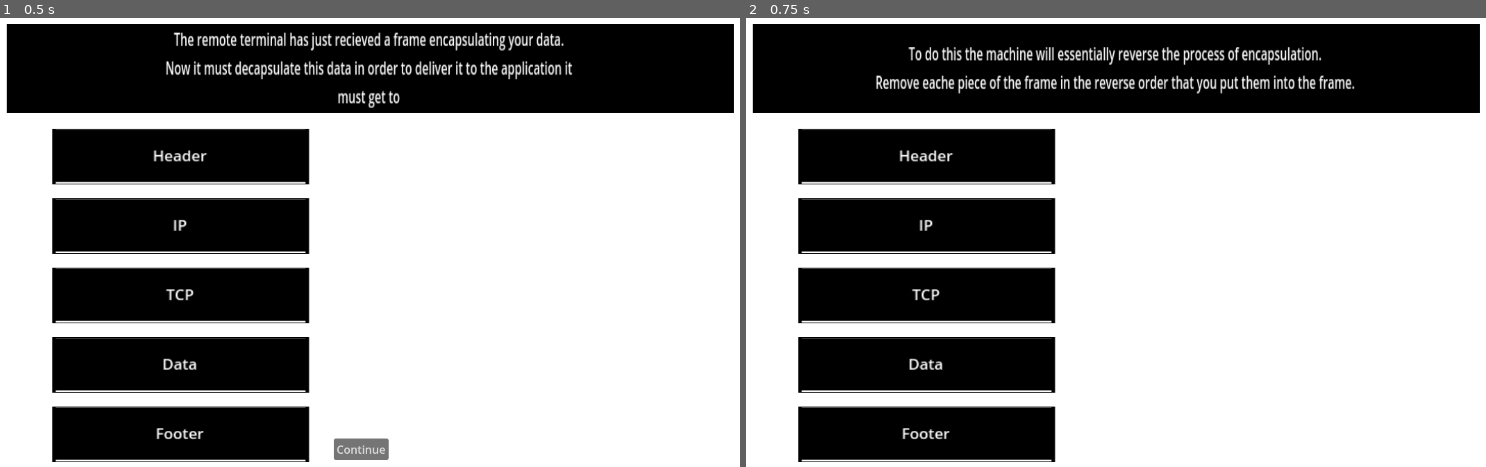
Above: before the commit, frames 1-2 (left to right).
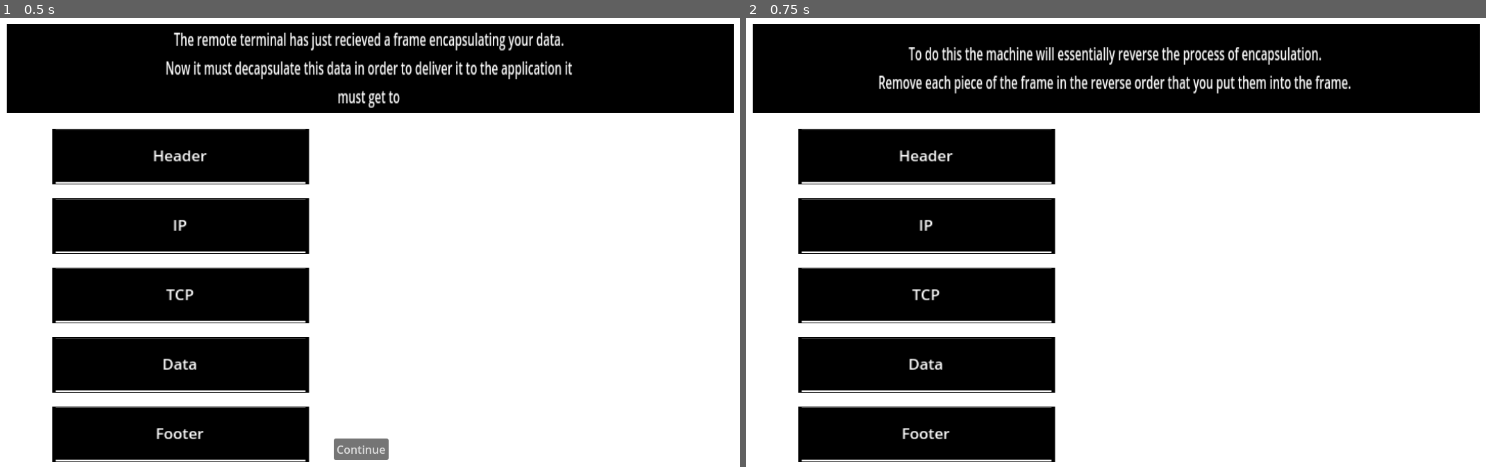
Above: after the commit, the same moments.

Repository: caw8592/TCP-IP-Hackathon
Game: Godot game, scene res://Levels/Step4/step_4_unencapsulation.tscn
Two runs of this game, one before a commit and one after it. Both use one fixed random seed, a clock stepped at 60 frames per second and the inputs below. This scene is started directly instead of the project's main scene.
Inputs:
- Up to frame 1 (0.5 s): no input
- Up to frame 2 (0.75 s): click "Continue" at 0.5 s

Frame 1 is identical in both runs. In frame 2, 1.2% of the frame differs, in the area x 17-83%, y 12-17%.

Commit message:
made things look better and fixed hitboxes

Diff:
--- a/Levels/Step1/computer/computer_drop.tscn
+++ b/Levels/Step1/computer/computer_drop.tscn
@@ -1,8 +1,9 @@
 [gd_scene load_steps=3 format=3 uid="uid://gbk6a7fgysvl"]
 
-[ext_resource type="Texture2D" uid="uid://dfuncfljmkawl" path="res://Levels/Example/computer/image_processing20200424-23023-1htrg5m.png" id="1_5c1ma"]
+[ext_resource type="Texture2D" uid="uid://bsxq6e40sb88f" path="res://Levels/png/008-monitor.png" id="1_enlwm"]
 
 [sub_resource type="RectangleShape2D" id="RectangleShape2D_x6lse"]
+size = Vector2(6, 6)
 
 [node name="Computer" type="StaticBody2D"]
 metadata/_edit_group_ = true
@@ -12,4 +13,4 @@
 
 [node name="Sprite2D" type="Sprite2D" parent="."]
 scale = Vector2(0.01, 0.01)
-texture = ExtResource("1_5c1ma")
+texture = ExtResource("1_enlwm")
--- a/Levels/Step1/machine/machine_drop.tscn
+++ b/Levels/Step1/machine/machine_drop.tscn
@@ -1,15 +1,16 @@
 [gd_scene load_steps=3 format=3 uid="uid://d363c88bd3ph5"]
 
-[ext_resource type="Texture2D" uid="uid://cau6lswdk2twm" path="res://Levels/Example/machine/server_f.webp" id="1_qygk1"]
+[ext_resource type="Texture2D" uid="uid://c6saquqlwj16k" path="res://Levels/png/004-wifi-router.png" id="1_myuvf"]
 
 [sub_resource type="RectangleShape2D" id="RectangleShape2D_1j1pi"]
+size = Vector2(16, 16)
 
 [node name="Machine" type="StaticBody2D"]
 metadata/_edit_group_ = true
 
 [node name="Sprite2D" type="Sprite2D" parent="."]
 scale = Vector2(0.0268226, 0.0270108)
-texture = ExtResource("1_qygk1")
+texture = ExtResource("1_myuvf")
 
 [node name="CollisionShape2D" type="CollisionShape2D" parent="."]
 shape = SubResource("RectangleShape2D_1j1pi")
--- a/Levels/Step1/step_1_encapsulation.tscn
+++ b/Levels/Step1/step_1_encapsulation.tscn
@@ -41,11 +41,11 @@
 
 [node name="Computer" parent="." groups=["computer_drop"] instance=ExtResource("3_qyind")]
 position = Vector2(321, 414)
-scale = Vector2(8, 8)
+scale = Vector2(30, 30)
 
 [node name="Machine" parent="." groups=["machine_drop"] instance=ExtResource("4_0d38r")]
-position = Vector2(826, 415)
-scale = Vector2(8, 8)
+position = Vector2(830, 415)
+scale = Vector2(11, 11)
 
 [node name="Entities" type="Node" parent="."]
 
--- a/Levels/Step1/syn_ack.gd
+++ b/Levels/Step1/syn_ack.gd
@@ -46,11 +46,11 @@
 func _on_syn_ack_area_1_body_entered(body):
 	if body.is_in_group('computer_drop'):
 		droppable = true
-		body.scale = Vector2(8.1, 8.1)
+		body.scale = Vector2(30.2, 30.2)
 		dropLoc = body.position
 
 
 func _on_syn_ack_area_1_body_exited(body):
 	if body.is_in_group('computer_drop'):
 		droppable = false
-		body.scale = Vector2(8, 8)
+		body.scale = Vector2(30, 30)
--- a/Levels/Step1/syn_ack_2.gd
+++ b/Levels/Step1/syn_ack_2.gd
@@ -46,11 +46,11 @@
 func _on_syn_ack_area_2_body_entered(body):
 	if body.is_in_group('machine_drop'):
 		droppable = true
-		body.scale = Vector2(8.1, 8.1)
+		body.scale = Vector2(11.1, 11.1)
 		dropLoc = body.position
 
 
 func _on_syn_ack_area_2_body_exited(body):
 	if body.is_in_group('machine_drop'):
 		droppable = false
-		body.scale = Vector2(8, 8)
+		body.scale = Vector2(11, 11)
--- a/Levels/Step1/syn_entity.gd
+++ b/Levels/Step1/syn_entity.gd
@@ -35,13 +35,13 @@
 func _on_syn_area_1_body_entered(body):
 	if body.is_in_group('machine_drop'):
 		droppable = true
-		body.scale = Vector2(8.1, 8.1)
+		body.scale = Vector2(11.1, 11.1)
 		dropLoc = body.position
 
 func _on_syn_area_1_body_exited(body):
 	if body.is_in_group('machine_drop'):
 		droppable = false
-		body.scale = Vector2(8, 8)
+		body.scale = Vector2(11, 11)
 
 func _on_syn_area_1_mouse_entered():
 	if not dragging:
--- a/Levels/Step1/syn_entity_2.gd
+++ b/Levels/Step1/syn_entity_2.gd
@@ -46,11 +46,11 @@
 func _on_syn_area_2_body_entered(body):
 	if body.is_in_group('computer_drop'):
 		droppable = true
-		body.scale = Vector2(8.1, 8.1)
+		body.scale = Vector2(30.2, 30.2)
 		dropLoc = body.position
 
 
 func _on_syn_area_2_body_exited(body):
 	if body.is_in_group('computer_drop'):
 		droppable = false
-		body.scale = Vector2(8, 8)
+		body.scale = Vector2(30, 30)
--- a/Levels/Step2/package/DataDrop/data_drop.tscn
+++ b/Levels/Step2/package/DataDrop/data_drop.tscn
@@ -3,7 +3,7 @@
 [ext_resource type="Texture2D" uid="uid://dweo3ypojp5e5" path="res://box.png" id="1_1xr3b"]
 
 [sub_resource type="RectangleShape2D" id="RectangleShape2D_j8qqr"]
-size = Vector2(69.7455, 19.6078)
+size = Vector2(69.7455, 14.7059)
 
 [node name="data_drop" type="StaticBody2D" groups=["data_droppable"]]
 
@@ -12,6 +12,6 @@
 texture = ExtResource("1_1xr3b")
 
 [node name="CollisionShape2D" type="CollisionShape2D" parent="."]
-position = Vector2(-9.53674e-07, 3.7998e-07)
+position = Vector2(-9.53674e-07, 1.78814e-07)
 scale = Vector2(1.05293, 0.816)
 shape = SubResource("RectangleShape2D_j8qqr")
--- a/Levels/Step2/package/FooterDrop/footer_drop.tscn
+++ b/Levels/Step2/package/FooterDrop/footer_drop.tscn
@@ -3,7 +3,7 @@
 [ext_resource type="Texture2D" uid="uid://dweo3ypojp5e5" path="res://box.png" id="1_x6558"]
 
 [sub_resource type="RectangleShape2D" id="RectangleShape2D_hfpwq"]
-size = Vector2(69.7455, 19.6078)
+size = Vector2(69.7455, 14.7059)
 
 [node name="footer_drop" type="StaticBody2D" groups=["footer_droppable"]]
 
@@ -12,6 +12,6 @@
 texture = ExtResource("1_x6558")
 
 [node name="CollisionShape2D" type="CollisionShape2D" parent="."]
-position = Vector2(-9.53674e-07, 3.7998e-07)
+position = Vector2(-3.38813e-21, 0)
 scale = Vector2(1.05293, 0.816)
 shape = SubResource("RectangleShape2D_hfpwq")
--- a/Levels/Step2/package/HeaderDrop/header_drop.tscn
+++ b/Levels/Step2/package/HeaderDrop/header_drop.tscn
@@ -3,7 +3,7 @@
 [ext_resource type="Texture2D" uid="uid://dweo3ypojp5e5" path="res://box.png" id="1_ufh2x"]
 
 [sub_resource type="RectangleShape2D" id="RectangleShape2D_lyqxx"]
-size = Vector2(69.7455, 19.6078)
+size = Vector2(69.7455, 14.7059)
 
 [node name="header_drop" type="StaticBody2D" groups=["header_droppable"]]
 
@@ -12,6 +12,6 @@
 texture = ExtResource("1_ufh2x")
 
 [node name="CollisionShape2D" type="CollisionShape2D" parent="."]
-position = Vector2(-9.53674e-07, 3.7998e-07)
+position = Vector2(-9.53674e-07, 1.78814e-07)
 scale = Vector2(1.05293, 0.816)
 shape = SubResource("RectangleShape2D_lyqxx")
--- a/Levels/Step2/package/IPDrop/ip_drop.tscn
+++ b/Levels/Step2/package/IPDrop/ip_drop.tscn
@@ -3,7 +3,7 @@
 [ext_resource type="Texture2D" uid="uid://dweo3ypojp5e5" path="res://box.png" id="1_o63of"]
 
 [sub_resource type="RectangleShape2D" id="RectangleShape2D_1nbi1"]
-size = Vector2(69.7455, 19.6078)
+size = Vector2(69.7455, 14.7059)
 
 [node name="ip_drop" type="StaticBody2D"]
 
@@ -12,6 +12,6 @@
 texture = ExtResource("1_o63of")
 
 [node name="CollisionShape2D" type="CollisionShape2D" parent="."]
-position = Vector2(-9.53674e-07, 3.7998e-07)
+position = Vector2(-9.53674e-07, 1.78814e-07)
 scale = Vector2(1.05293, 0.816)
 shape = SubResource("RectangleShape2D_1nbi1")
--- a/Levels/Step2/package/TCPDrop/tcp_drop.tscn
+++ b/Levels/Step2/package/TCPDrop/tcp_drop.tscn
@@ -3,12 +3,12 @@
 [ext_resource type="Texture2D" uid="uid://dweo3ypojp5e5" path="res://box.png" id="1_x20xg"]
 
 [sub_resource type="RectangleShape2D" id="RectangleShape2D_ws6xq"]
-size = Vector2(74.5671, 16.902)
+size = Vector2(74.5671, 12)
 
 [node name="tcp_drop" type="StaticBody2D" groups=["tcp_droppable"]]
 
 [node name="CollisionShape2D" type="CollisionShape2D" parent="."]
-position = Vector2(1.81794e-06, 2.98023e-08)
+position = Vector2(1.81794e-06, 0)
 scale = Vector2(0.992394, 1)
 shape = SubResource("RectangleShape2D_ws6xq")
 
--- a/Levels/Step4/DecapsulationTxT.gd
+++ b/Levels/Step4/DecapsulationTxT.gd
@@ -54,7 +54,7 @@
 		step += 1
 	elif step == 1:
 		txt = "To do this the machine will essentially reverse the process of encapsulation.
-		Remove eache piece of the frame in the reverse order that you put them into the frame."
+		Remove each piece of the frame in the reverse order that you put them into the frame."
 		step += 1
 	elif step == 3:
 		txt = "EXCELSIOR!!!!! Our data has finally made it to its destination. Were almost done
--- a/Levels/Step5/computer/computer.gd
+++ b/Levels/Step5/computer/computer.gd
@@ -21,10 +21,10 @@
 func _on_area_2d_mouse_entered():
 	if not dragging:
 		draggable = true
-		scale = Vector2(8.1, 8.1)
+		scale = Vector2(30.2, 30.2)
 
 
 func _on_area_2d_mouse_exited():
 	if not dragging:
 		draggable = false
-		scale = Vector2(8, 8)
+		scale = Vector2(30, 30)
--- a/Levels/Step5/computer/computer.tscn
+++ b/Levels/Step5/computer/computer.tscn
@@ -1,16 +1,17 @@
 [gd_scene load_steps=4 format=3 uid="uid://cwsm2jbm23av1"]
 
 [ext_resource type="Script" path="res://Levels/Step5/computer/computer.gd" id="1_d6po1"]
-[ext_resource type="Texture2D" uid="uid://dfuncfljmkawl" path="res://Levels/Example/computer/image_processing20200424-23023-1htrg5m.png" id="1_lrkn4"]
+[ext_resource type="Texture2D" uid="uid://bsxq6e40sb88f" path="res://Levels/png/008-monitor.png" id="2_ecxia"]
 
 [sub_resource type="RectangleShape2D" id="RectangleShape2D_aqunp"]
+size = Vector2(6, 6)
 
 [node name="Computer" type="Node2D"]
 script = ExtResource("1_d6po1")
 
 [node name="Sprite2D" type="Sprite2D" parent="."]
 scale = Vector2(0.01, 0.01)
-texture = ExtResource("1_lrkn4")
+texture = ExtResource("2_ecxia")
 
 [node name="Area2D" type="Area2D" parent="."]
 
--- a/Levels/Step5/computer/computer_drop.tscn
+++ b/Levels/Step5/computer/computer_drop.tscn
@@ -1,8 +1,9 @@
 [gd_scene load_steps=3 format=3 uid="uid://dbmrhlj7tpkxg"]
 
-[ext_resource type="Texture2D" uid="uid://dfuncfljmkawl" path="res://Levels/Example/computer/image_processing20200424-23023-1htrg5m.png" id="1_qvppl"]
+[ext_resource type="Texture2D" uid="uid://bsxq6e40sb88f" path="res://Levels/png/008-monitor.png" id="1_r1s3l"]
 
 [sub_resource type="RectangleShape2D" id="RectangleShape2D_x6lse"]
+size = Vector2(6, 6)
 
 [node name="Computer" type="StaticBody2D"]
 metadata/_edit_group_ = true
@@ -12,4 +13,4 @@
 
 [node name="Sprite2D" type="Sprite2D" parent="."]
 scale = Vector2(0.01, 0.01)
-texture = ExtResource("1_qvppl")
+texture = ExtResource("1_r1s3l")
--- a/Levels/Step5/machine/machine_drop.tscn
+++ b/Levels/Step5/machine/machine_drop.tscn
@@ -1,15 +1,16 @@
 [gd_scene load_steps=3 format=3 uid="uid://vdnsfg7wyr4s"]
 
-[ext_resource type="Texture2D" uid="uid://cau6lswdk2twm" path="res://Levels/Example/machine/server_f.webp" id="1_v8ui6"]
+[ext_resource type="Texture2D" uid="uid://c6saquqlwj16k" path="res://Levels/png/004-wifi-router.png" id="1_omgbk"]
 
 [sub_resource type="RectangleShape2D" id="RectangleShape2D_1j1pi"]
+size = Vector2(14, 14)
 
 [node name="Machine" type="StaticBody2D"]
 metadata/_edit_group_ = true
 
 [node name="Sprite2D" type="Sprite2D" parent="."]
 scale = Vector2(0.0268226, 0.0270108)
-texture = ExtResource("1_v8ui6")
+texture = ExtResource("1_omgbk")
 
 [node name="CollisionShape2D" type="CollisionShape2D" parent="."]
 shape = SubResource("RectangleShape2D_1j1pi")
--- a/Levels/Step5/step_5_termination.tscn
+++ b/Levels/Step5/step_5_termination.tscn
@@ -28,11 +28,11 @@
 
 [node name="Machine" parent="." instance=ExtResource("2_qadip")]
 position = Vector2(830, 350)
-scale = Vector2(8, 8)
+scale = Vector2(11, 11)
 
 [node name="Computer" parent="." instance=ExtResource("3_cm1gh")]
 position = Vector2(300, 350)
-scale = Vector2(8, 8)
+scale = Vector2(30, 30)
 
 [node name="Line" type="ColorRect" parent="."]
 offset_left = 394.0
Renamed: TeachTCP/assets/images/png/001-folder.png -> Levels/png/001-folder.png
Not shown, added: Levels/png/001-folder.png.import
Renamed: TeachTCP/assets/images/png/002-document.png -> Levels/png/002-document.png
Not shown, added: Levels/png/002-document.png.import
Renamed: TeachTCP/assets/images/png/003-folder-1.png -> Levels/png/003-folder-1.png
Not shown, added: Levels/png/003-folder-1.png.import
Renamed: TeachTCP/assets/images/png/004-wifi-router.png -> Levels/png/004-wifi-router.png
Not shown, added: Levels/png/004-wifi-router.png.import
Renamed: TeachTCP/assets/images/png/005-wireless-router.png -> Levels/png/005-wireless-router.png
Not shown, added: Levels/png/005-wireless-router.png.import
Renamed: TeachTCP/assets/images/png/006-wifi.png -> Levels/png/006-wifi.png
Not shown, added: Levels/png/006-wifi.png.import
(and 106 more such lines)
